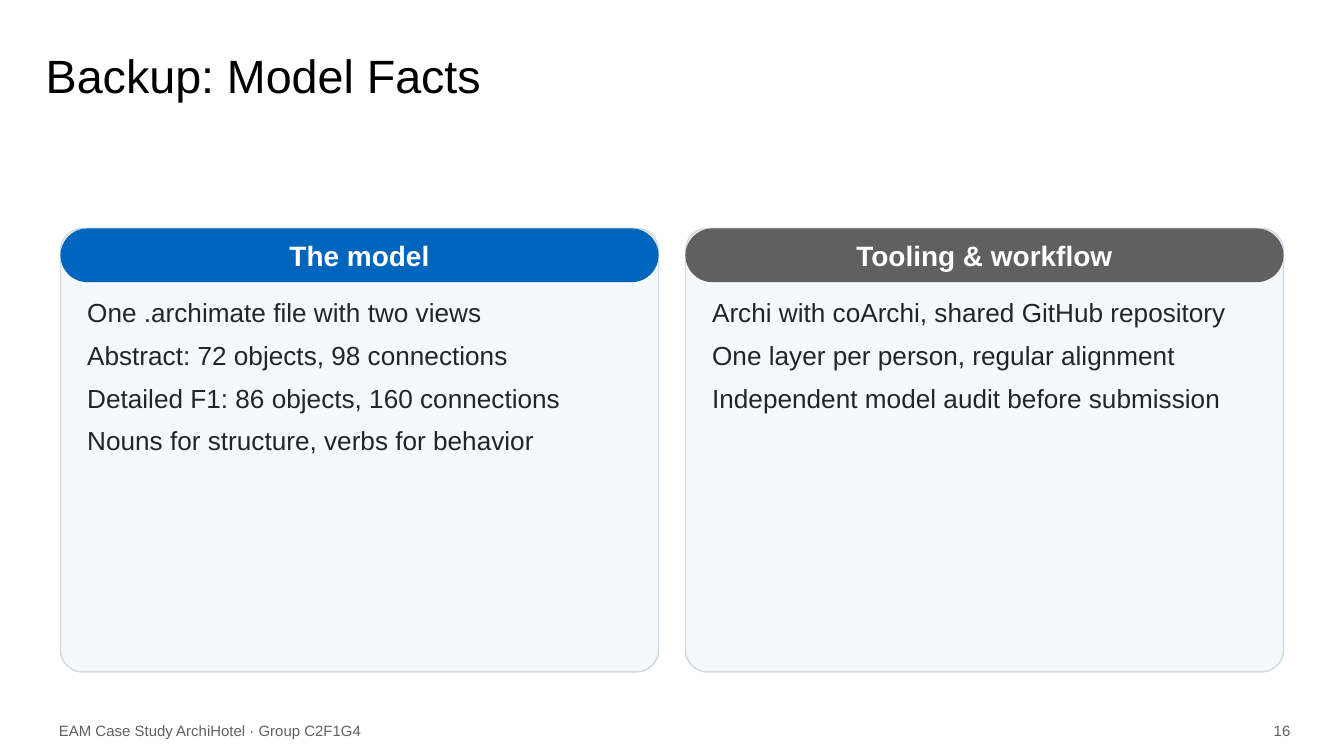
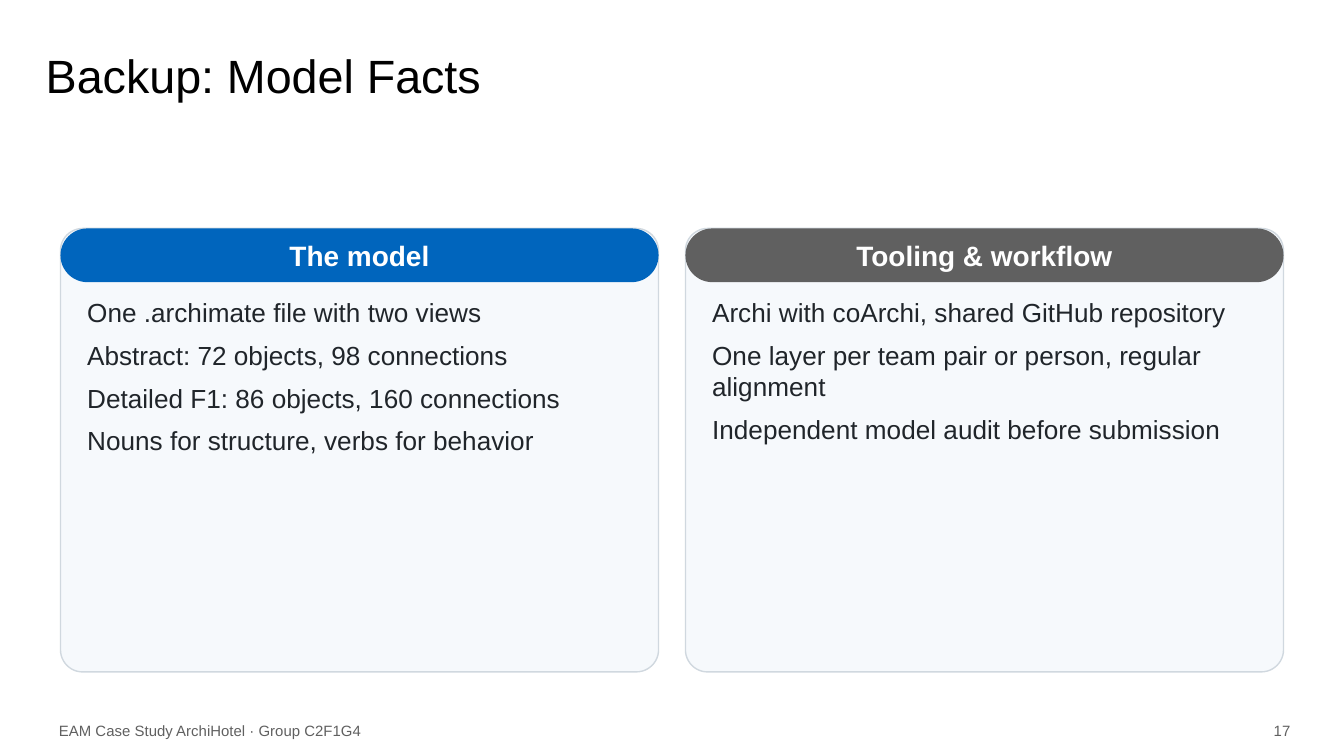
Before and after one commit to KatrinSchw/enterprise-architecture-model, a slide deck: slide 17 of slides/C2F1G4.pptx (slide 16 before the commit). Drawn at 1344x756 pixels with LibreOffice and Linux fonts; fonts in the diff are those of the drawing; background and template pictures are left out. Boxes give left, top, right and bottom in pixels: in the first picture for what was removed or moved away, otherwise in the second. Text is boxed around its words. In the diff, an @@ line names an element or a change of style, - is before the commit and + after.

```diff
--- a/slides/C2F1G4.pptx
+++ b/slides/C2F1G4.pptx
@@ text at (712,346,1200,402): text changed @@
-One layer per person, regular alignment
+One layer per team pair or person, regular alignment
@@ text at (1274,725,1291,736): text changed @@
-16
+17
```
Also in this commit, not shown: 9 other slides changed, 1 slide added, 3 other files.
